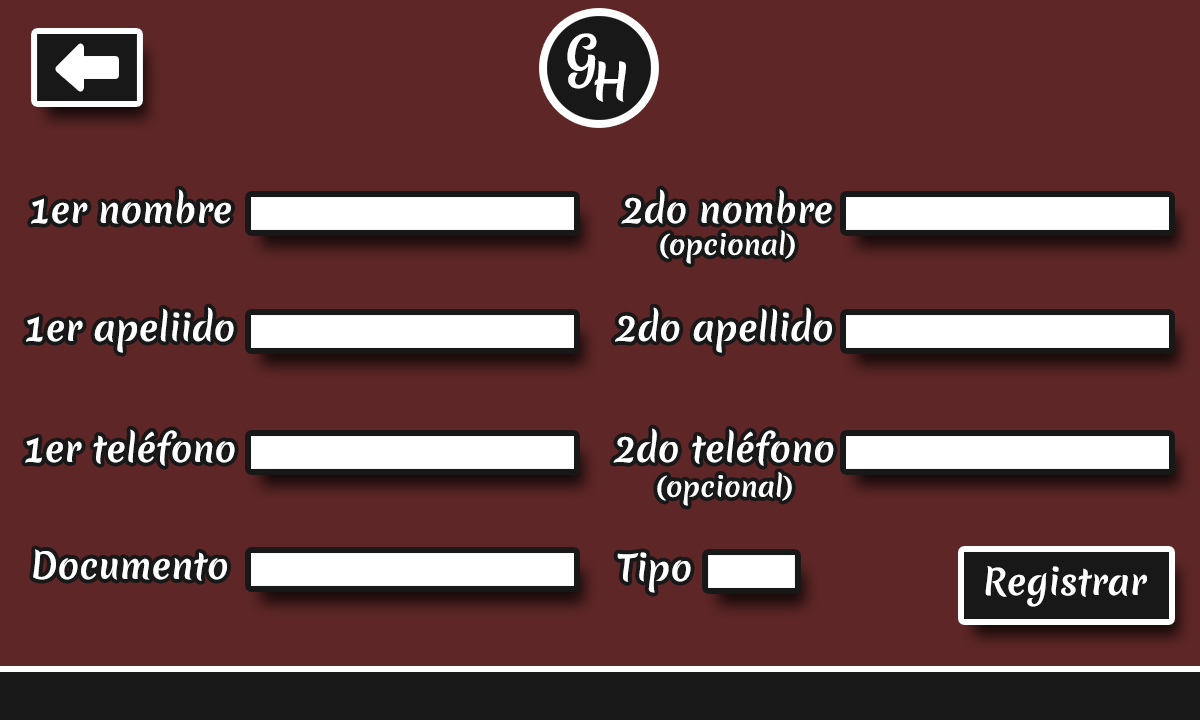
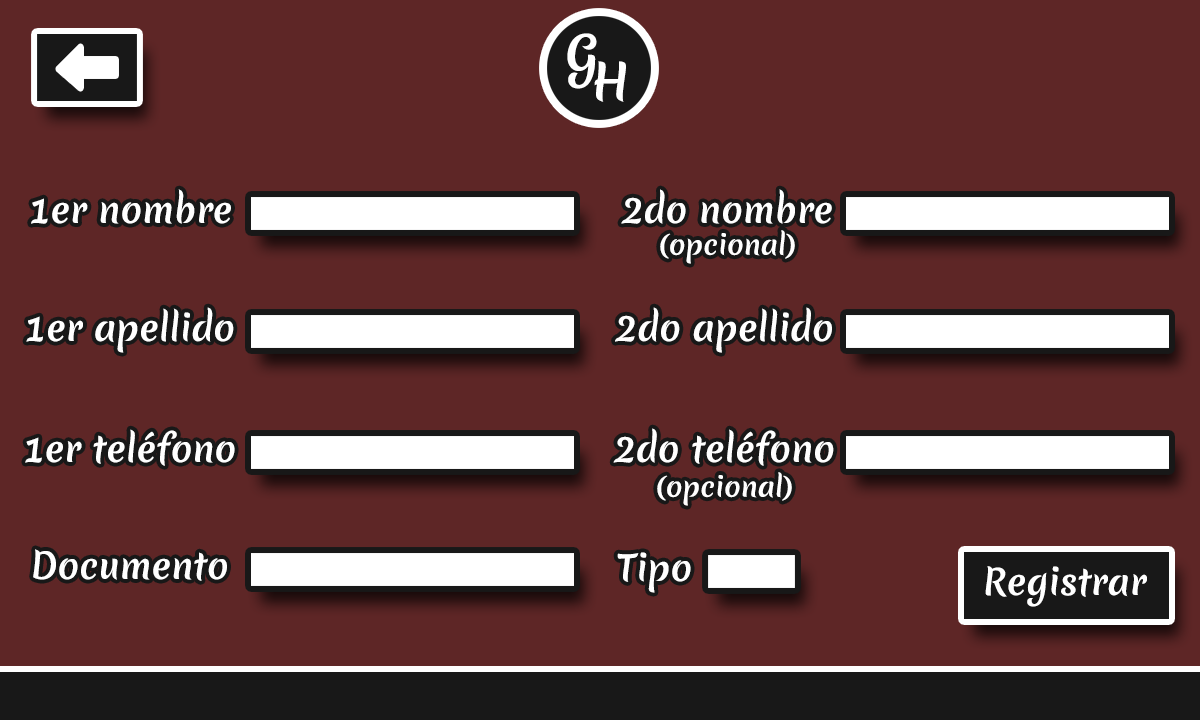
Comparing the layer stacks of the two 1200×720 images. Changes:
renamed "1er apeliido" to "1er apellido", painted on it over [26, 307, 234, 353]
